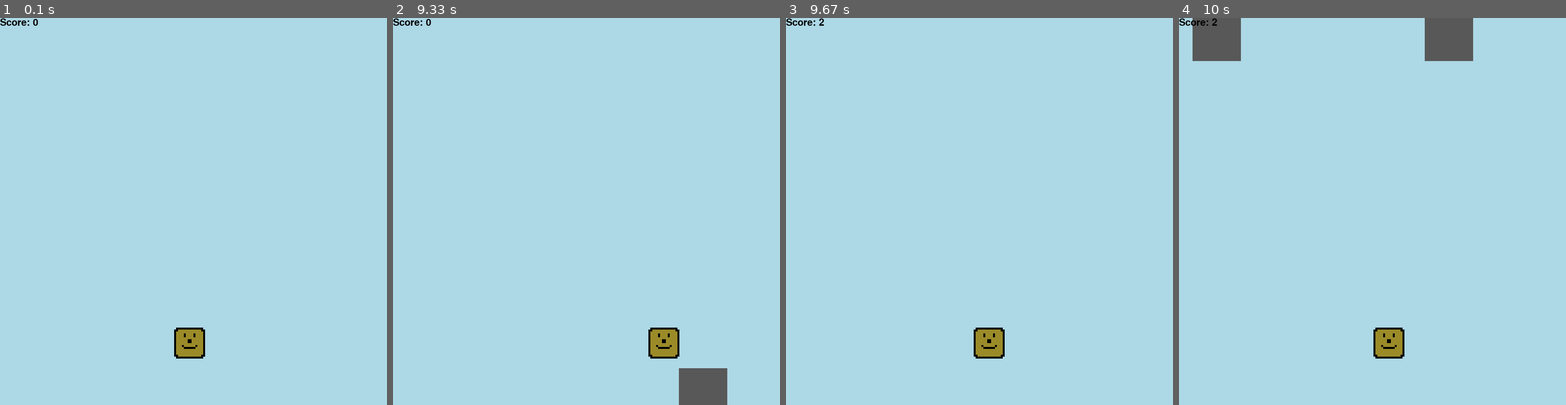
Above: before the commit, frames 1-4 (left to right).
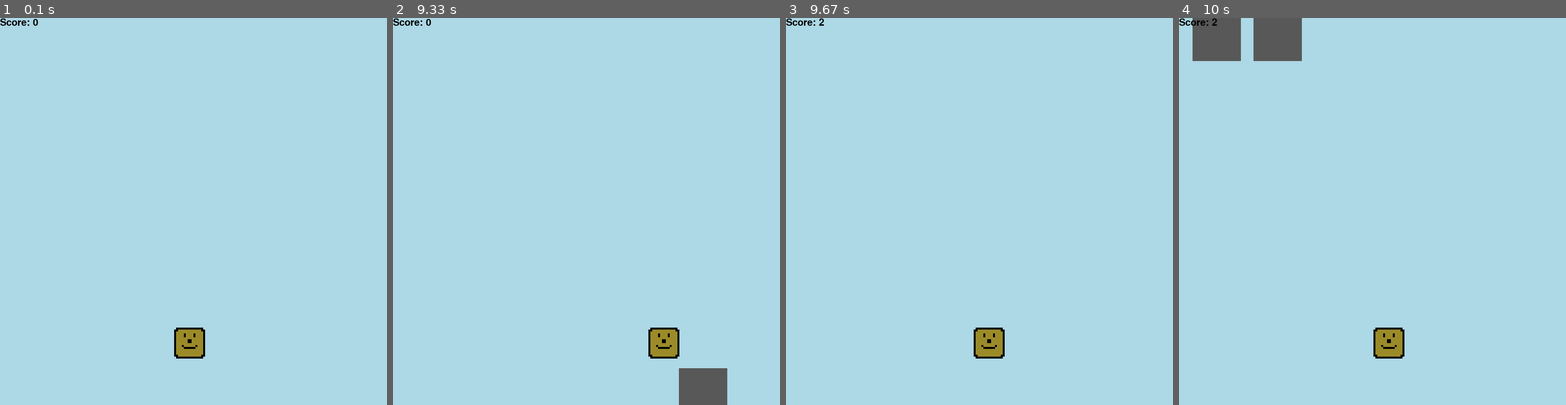
Above: after the commit, the same moments.

Repository: Hummenix/somePygame
Game: pygame game, started from game.py
Same seed, same stepped clock (60 frames per second), same inputs: the game is played once before the commit and once after it.
Inputs:
- Up to frame 1 (0.1 s): no input
- Up to frame 2 (9.33 s): hold Right 0.33-0.8 s; hold Right 0.83-1.3 s; hold Left 5.07-5.47 s; hold Right 5.5-6.13 s; hold Left 6.17-6.63 s; hold Right 6.67-7.13 s; hold Right 7.17-7.63 s; hold Left 7.67-8.2 s; hold Left 8.23-8.63 s; hold Right 8.67-9.3 s
- Up to frame 3 (9.67 s): hold Left from 9.33 s (still down)
- Up to frame 4 (10 s): release Left at 9.8 s; hold Right from 9.83 s (still down)

Frames 1-3 are identical in both runs. In frame 4, 2.8% of the frame differs, in the area x 19-76%, y 0-12%.

Commit message:
Added but buggy...

Diff:
--- a/game.py
+++ b/game.py
@@ -122,7 +122,7 @@
             x += x_change
             gameDisplay.fill(project_colors.light_blue)
             # enemy(enemy_x, enemy_y, enemy_width, enemy_height, enemy_color)
-
+            prev_enemy_x = -1  # identification
             for enemy in enemy_list:
                 enemy.enemy_y += enemy_speed
                 enemy.enemy(enemy.enemy_x, enemy.enemy_y, enemy.enemy_width, enemy.enemy_height, enemy.enemy_color)
@@ -132,7 +132,24 @@
                     print("enemy width: " + str(enemy.enemy_width))
                     # TODO: make enemies not overlap by at least 1px
                     #  (enemy_x shouldn't be in range of enemy_x to enemy_x += enemy_width)
-                    enemy.enemy_x = random.randrange(0, display_width - int(enemy.enemy_width))
+                    valid_position = False
+                    if prev_enemy_x == -1:
+                        enemy.enemy_x = random.randrange(0, display_width - int(enemy.enemy_width))
+                        prev_enemy_x = enemy.enemy_x
+                        prev_enemy_width = enemy.enemy_width
+                    else:
+                        while not valid_position:
+                            enemy.enemy_x = random.randrange(0, display_width - int(enemy.enemy_width))
+
+                            # -1 is an invalid value set for identification
+
+                            if prev_enemy_x <= enemy.enemy_x <= prev_enemy_x + prev_enemy_width and prev_enemy_x <= enemy.enemy_x + enemy.enemy_width <= prev_enemy_x + prev_enemy_width:
+                                pass
+                            else:
+                                valid_position = True
+                    prev_enemy_x = enemy.enemy_x
+                    prev_enemy_width = enemy.enemy_width
+
                     score += 1
                     print("Score: " + str(score))
                     if enemy_speed < 15:
